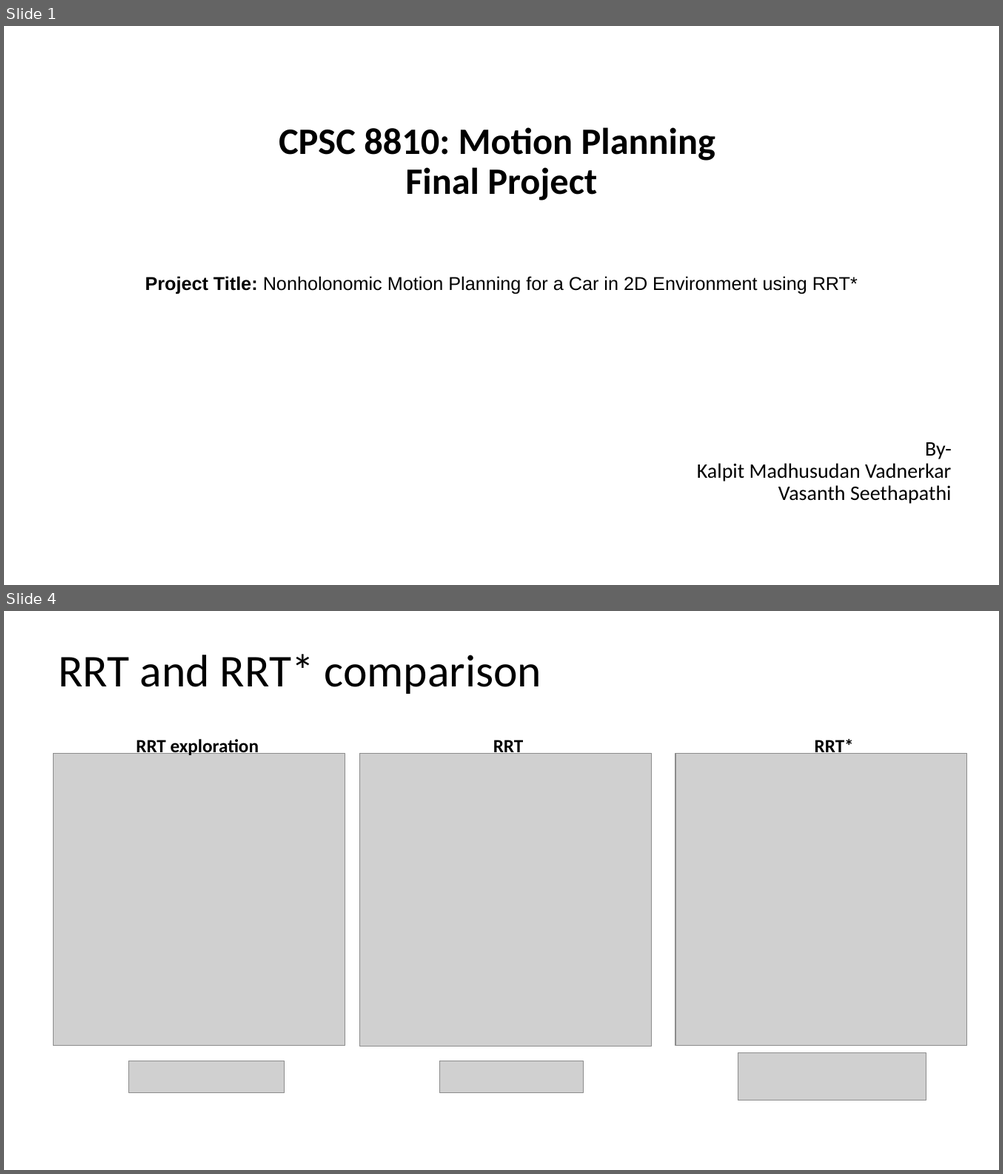
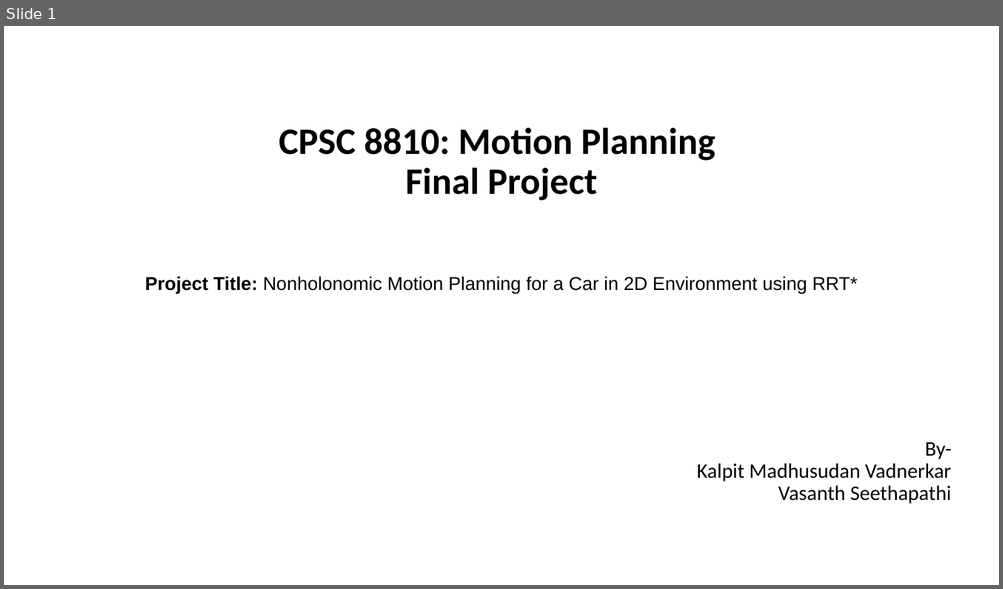
Before and after one commit to Kalpit-Vadnerkar/Path-Planning-for-Dubins-Car, a slide deck: CPSC_8810_FinalPresentation.pptx. Shown one above the other, each under a label of ours: slides 1 and 4 before the commit, slide 1 after it; the slides between them are not shown. The pictures are 1003x1174 and 1003x589 pixels, drawn with LibreOffice and Linux fonts; fonts in the diff are those of the drawing; grey boxes stand for pictures. Boxes give left, top, right and bottom in pixels: in the first picture for what was removed or moved away, otherwise in the second. Text is boxed around its words. In the diff, an @@ line names an element or a change of style, - is before the commit and + after.

```diff
--- a/CPSC_8810_FinalPresentation.pptx
+++ b/CPSC_8810_FinalPresentation.pptx
@@ slide 4 removed at (x1=4, y1=611, x2=999, y2=1170), background #FFFFFF @@
@@ title removed at (x1=59, y1=654, x2=541, y2=694) @@
-RRT and RRT* comparison
@@ text removed at (x1=136, y1=738, x2=259, y2=755) @@
-RRT exploration
@@ text removed at (x1=493, y1=738, x2=523, y2=754) @@
-RRT
@@ text removed at (x1=814, y1=738, x2=854, y2=754) @@
-RRT*
@@ picture removed at (x1=54, y1=754, x2=345, y2=1047) @@
@@ picture removed at (x1=360, y1=754, x2=652, y2=1047) @@
@@ picture removed at (x1=675, y1=754, x2=967, y2=1046) @@
@@ picture removed at (x1=738, y1=1054, x2=926, y2=1101) @@
@@ picture removed at (x1=128, y1=1061, x2=284, y2=1093) @@
@@ picture removed at (x1=439, y1=1061, x2=583, y2=1093) @@
```
Also in this commit, not shown: 6 slides changed, 1 other slide removed, 3 other files.
